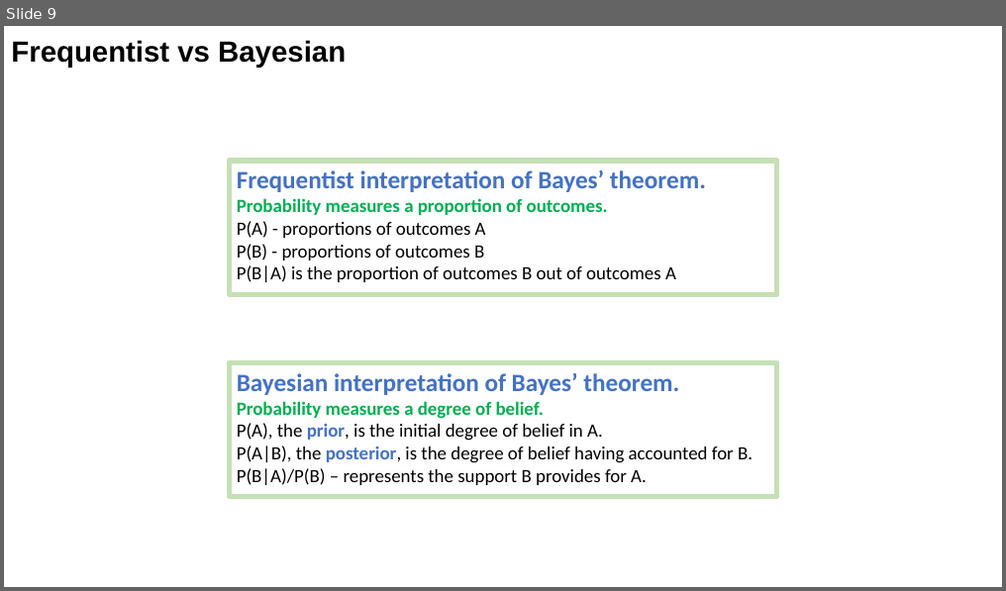
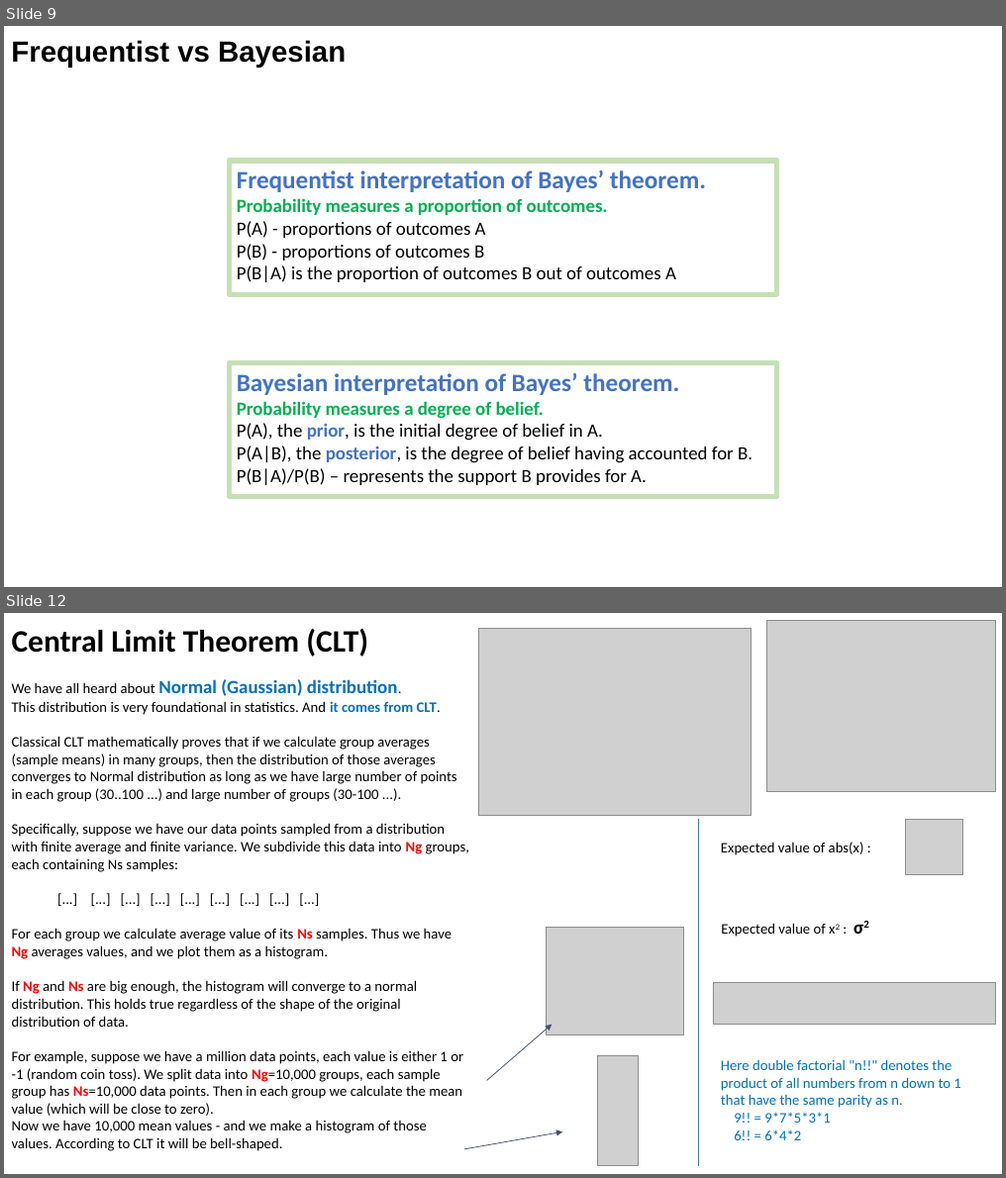
Before and after one commit to lselector/statistics, a slide deck: statistics_01_probability.pptx. Shown one above the other, each under a label of ours: slide 9 before the commit, slides 9 and 12 after it; the slides between them are not shown. The pictures are 1006x591 and 1006x1178 pixels, drawn with LibreOffice and Linux fonts; fonts in the diff are those of the drawing; grey boxes stand for pictures. Boxes give left, top, right and bottom in pixels: in the first picture for what was removed or moved away, otherwise in the second. Text is boxed around its words. In the diff, an @@ line names an element or a change of style, - is before the commit and + after.

```diff
--- a/statistics_01_probability.pptx
+++ b/statistics_01_probability.pptx
@@ slide 12 added at (4, 613, 1002, 1174), background #FFFFFF @@
@@ text added at (12, 629, 469, 1152), 14 pt, text #000000 @@
+Central Limit Theorem (CLT)
+We have all heard about Normal (Gaussian) distribution.
+This distribution is very foundational in statistics. And it comes from CLT.
+Classical CLT mathematically proves that if we calculate group averages (sample means) in many groups, then the distribution of those averages converges to Normal distribution as long as we have large number of points in each group (30..100 ...) and large number of groups (30-100 ...).
+Specifically, suppose we have our data points sampled from a distribution with finite average and finite variance. We subdivide this data into Ng groups, each containing Ns samples:
+[...] [...] [...] [...] [...] [...] [...] [...] [...]
+For each group we calculate average value of its Ns samples. Thus we have Ng averages values, and we plot them as a histogram.
+If Ng and Ns are big enough, the histogram will converge to a normal distribution. This holds true regardless of the shape of the original distribution of data.
+For example, suppose we have a million data points, each value is either 1 or -1 (random coin toss). We split data into Ng=10,000 groups, each sample group has Ns=10,000 data points. Then in each group we calculate the mean value (which will be close to zero).
+Now we have 10,000 mean values - and we make a histogram of those values. According to CLT it will be bell-shaped.
@@ picture added at (478, 629, 751, 815) @@
@@ picture added at (767, 621, 996, 792) @@
@@ line added from (699, 820) to (699, 1166), #3F6FC3 0.75 pt @@
@@ picture added at (905, 820, 962, 875) @@
@@ text added at (721, 842, 864, 856), 14 pt, text #000000 @@
+Expected value of abs(x) :
@@ picture added at (547, 928, 684, 1035) @@
@@ text added at (721, 923, 826, 937), 14 pt, text #000000 @@
+Expected value of x2 : σ2
@@ picture added at (713, 983, 996, 1024) @@
@@ arrow added from (487, 1081) to (552, 1025), #44546A 0.75 pt @@
@@ picture added at (598, 1057, 638, 1166) @@
@@ text added at (721, 1059, 960, 1141), 14 pt, text #0070C0 @@
+Here double factorial "n!!" denotes the product of all numbers from n down to 1 that have the same parity as n.
+9!! = 9*7*5*3*1
+6!! = 6*4*2
@@ arrow added from (464, 1150) to (562, 1133), #44546A 0.75 pt @@
```
Also in this commit, not shown: 8 slides changed, 2 other slides added.
